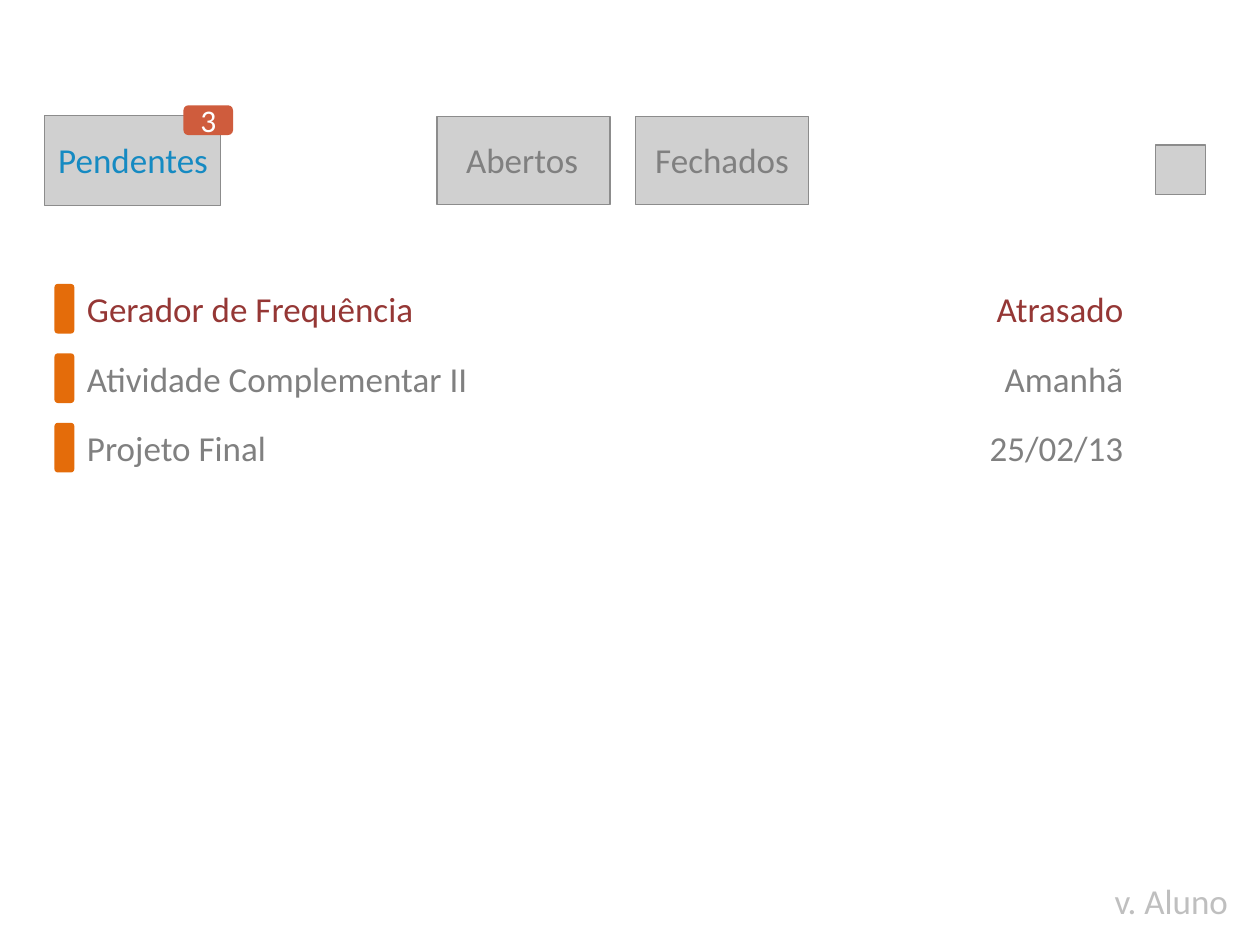
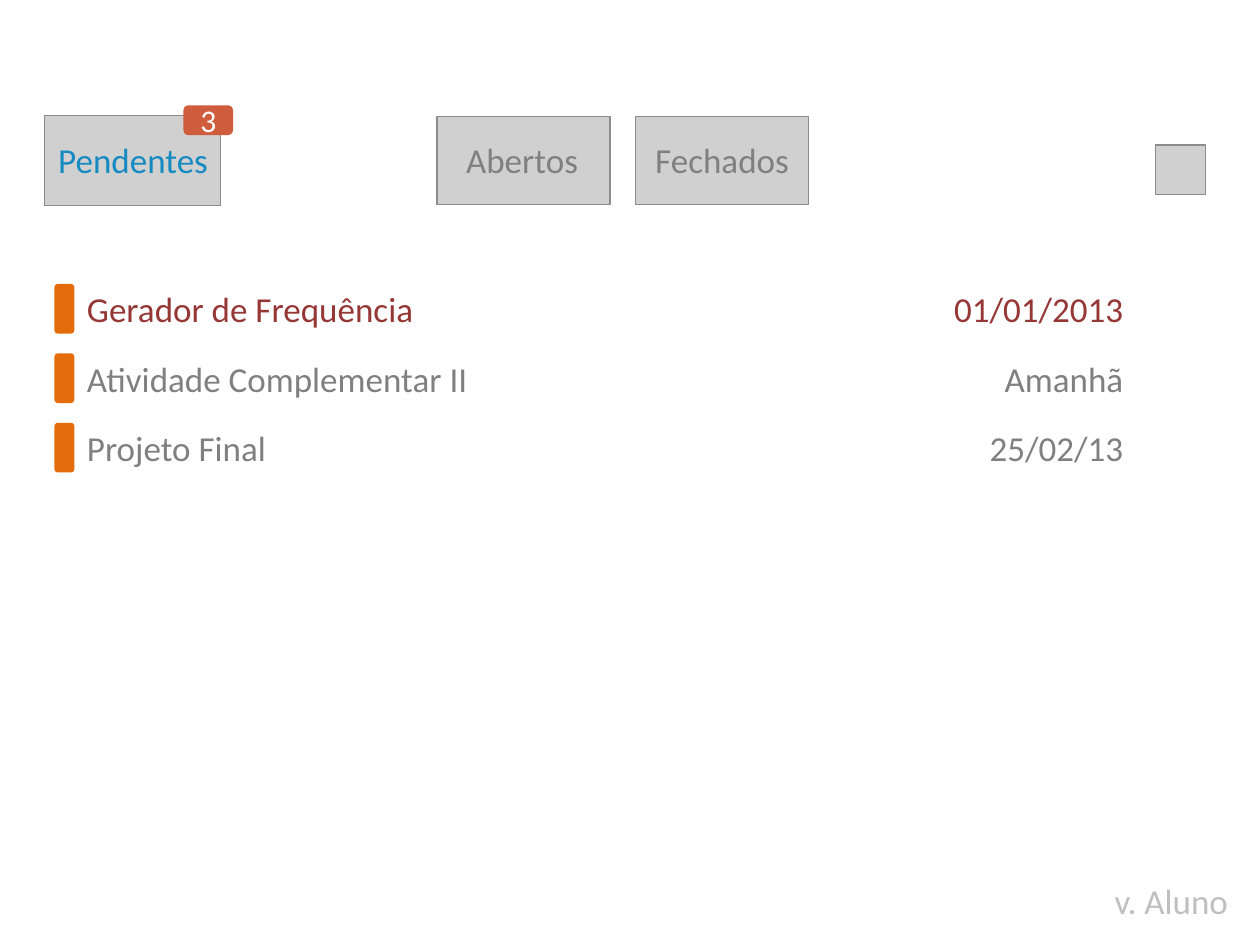
Before and after one commit to djtcin/task-center, a slide deck: slide 3 of prototipo/protótipo.pptx. Drawn at 1260x945 pixels with LibreOffice and Linux fonts; fonts in the diff are those of the drawing; grey boxes stand for pictures; background and template pictures are left out. Boxes give left, top, right and bottom in pixels: in the first picture for what was removed or moved away, otherwise in the second. Text is boxed around its words. In the diff, an @@ line names an element or a change of style, - is before the commit and + after.

```diff
--- a/prototipo/protótipo.pptx
+++ b/prototipo/protótipo.pptx
@@ text at <box>954,297,1123,324</box>: text changed @@
-Atrasado
+01/01/2013
```
Also in this commit, not shown: 9 other slides changed, 9 slides added, 1 slide removed, 54 other files.
